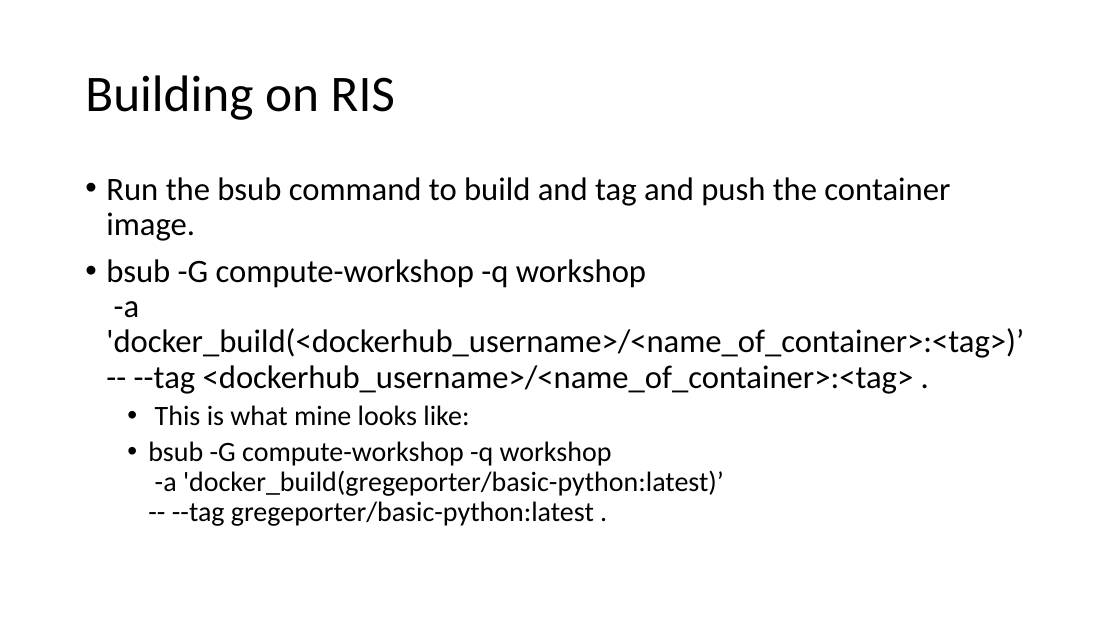
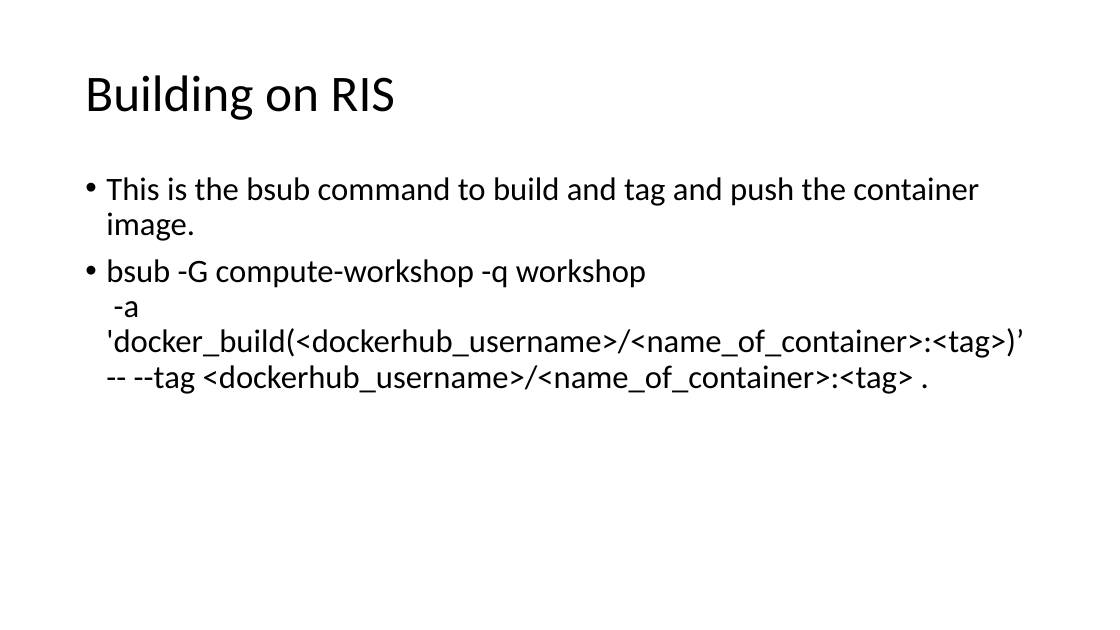
Before and after one commit to GregePorter/RIS-quickstart, a slide deck: slide 11 of slides/triads-ris-workshop-day-3.pptx. Drawn at 1120x630 pixels with LibreOffice and Linux fonts; fonts in the diff are those of the drawing. Boxes give left, top, right and bottom in pixels: in the first picture for what was removed or moved away, otherwise in the second. Text is boxed around its words. In the diff, an @@ line names an element or a change of style, - is before the commit and + after.

Commit message:
updated slides

```diff
--- a/slides/triads-ris-workshop-day-3.pptx
+++ b/slides/triads-ris-workshop-day-3.pptx
@@ text at <box>106,177,979,241</box>: text changed @@
-• Run the bsub command to build and tag and push the container image.
+• This is the bsub command to build and tag and push the container image.
@@ text at <box>148,405,724,526</box>: paragraphs removed @@
-  • This is what mine looks like:
-  • bsub -G compute-workshop -q workshop
-    -a 'docker_build(gregeporter/basic-python:latest)’
-    -- --tag gregeporter/basic-python:latest .
```
Also in this commit, not shown: 3 other slides changed, 2 slides added, 2 other files.
